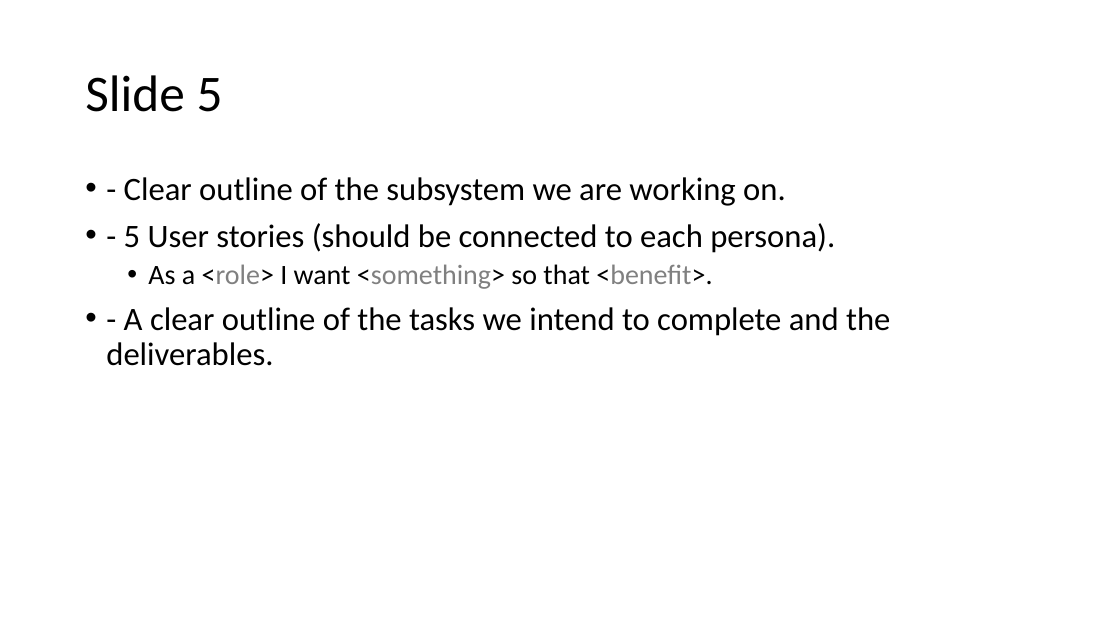
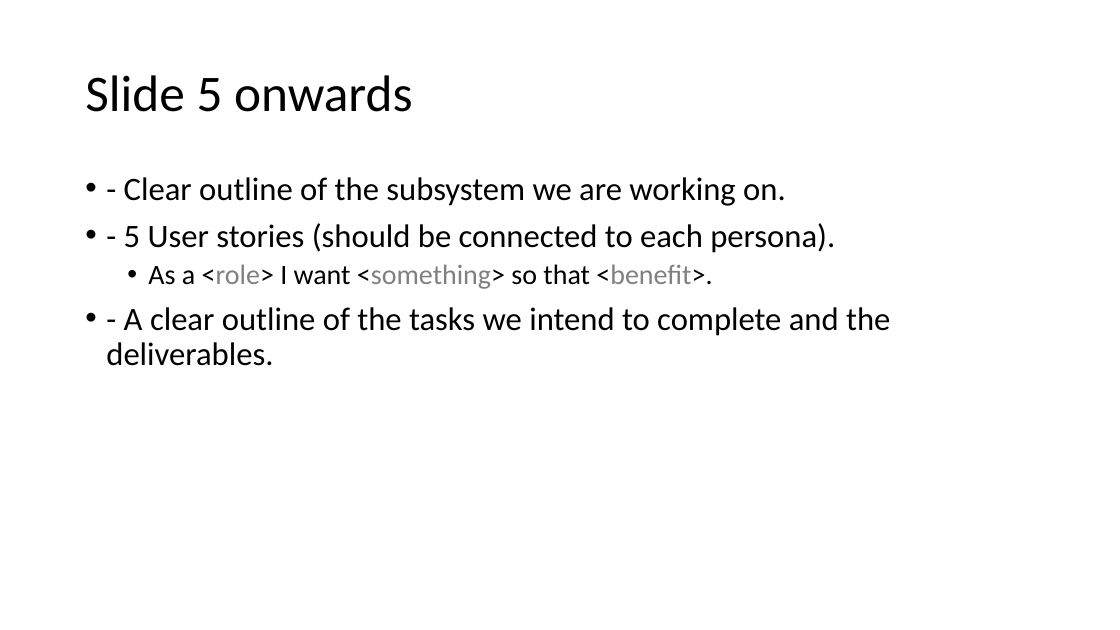
Before and after one commit to benkelly2/KV6002, a slide deck: slide 12 of KV6002_21 TOR Presentation.pptx. Drawn at 1120x630 pixels with LibreOffice and Linux fonts; fonts in the diff are those of the drawing. Boxes give left, top, right and bottom in pixels: in the first picture for what was removed or moved away, otherwise in the second. Text is boxed around its words. In the diff, an @@ line names an element or a change of style, - is before the commit and + after.

```diff
--- a/KV6002_21 TOR Presentation.pptx
+++ b/KV6002_21 TOR Presentation.pptx
@@ title at (85,75,413,112): text changed @@
-Slide 5
+Slide 5 onwards
```
Also in this commit, not shown: 5 other slides changed, 1 slide added.
